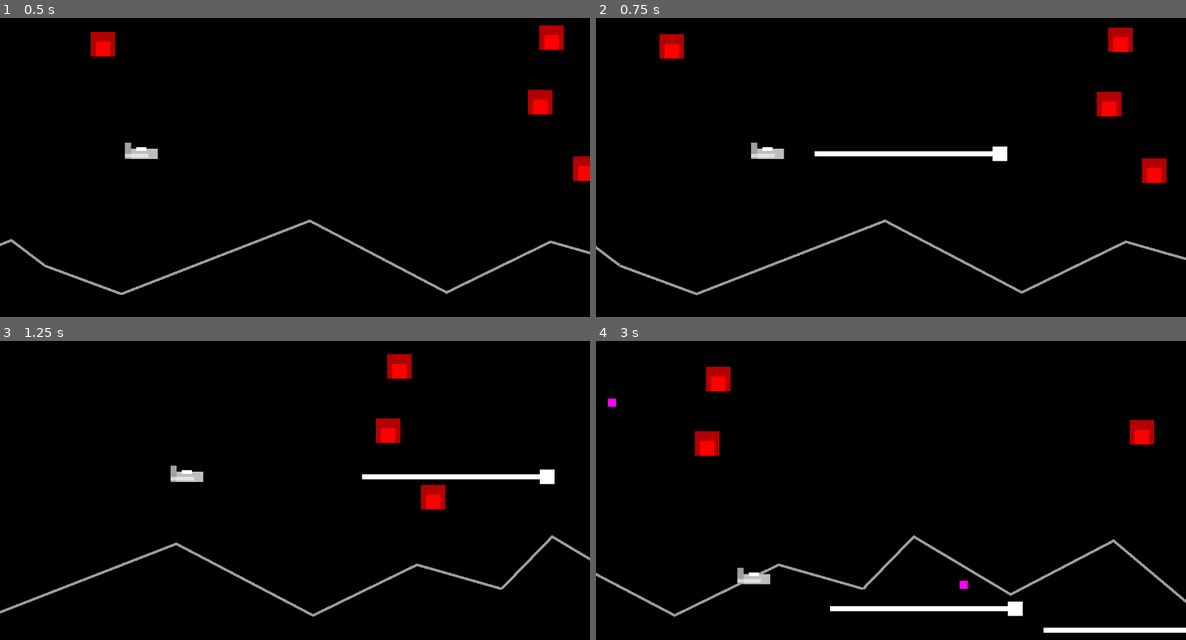
Above: before the commit, frames 1-4 (two rows, left to right).
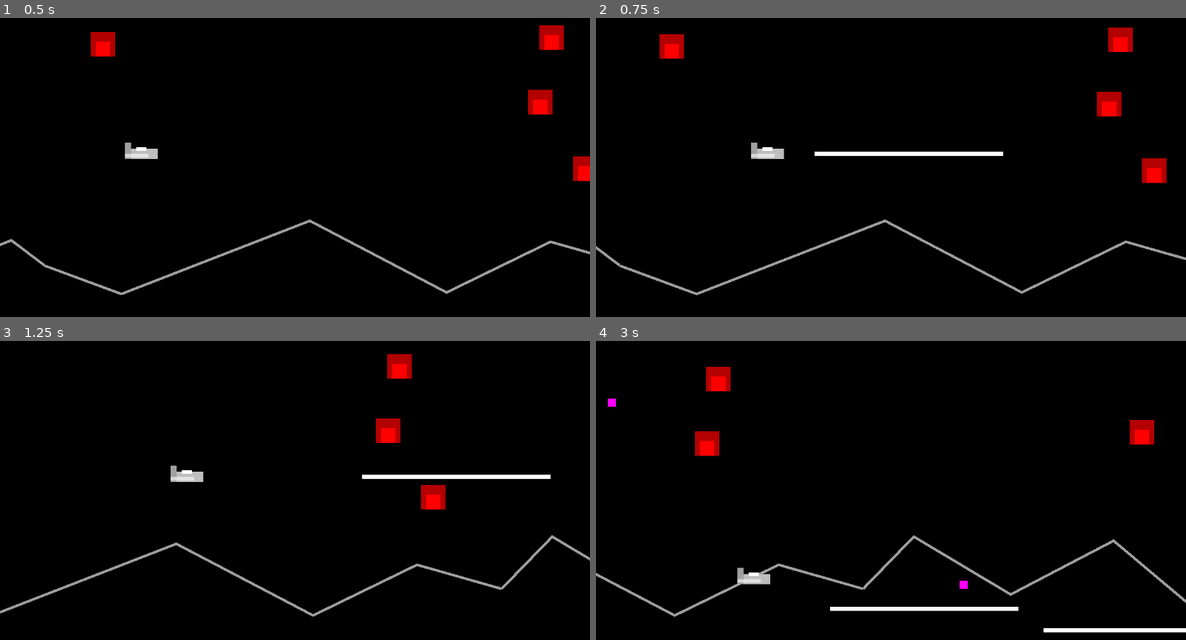
Above: after the commit, the same moments.

Repository: Toxe/godot-defender-clone
Game: Godot game, scene res://scenes/levels/main.tscn
The game is run twice, just before and just after one commit, with the same random seed, the same clock (stepped at 60 frames per second) and the same inputs.
Inputs:
- Up to frame 1 (0.5 s): no input
- Up to frame 2 (0.75 s): hold Right (move_right) from 0.53 s (still down); tap Space (fire) at 0.6 s
- Up to frame 3 (1.25 s): keep holding Right (move_right)
- Up to frame 4 (3 s): release Right (move_right) at 1.28 s; hold Down (move_down) 1.28-2.03 s; tap Space (fire) at 1.35, 2.1, 2.85 s; hold Right (move_right) 2.03-2.78 s; hold Up (move_up) from 2.78 s (still down)

Frame 1 is identical in both runs. In frame 2, 0.3% of the frame differs, in the area x 37-70%, y 42-48%; in frame 3, 0.3%; in frame 4, 0.4%, in the area x 39-100%, y 87-98%.

Commit message:
Make Laser thinner and remove facing indicator

Diff:
--- a/G01_Defender/scenes/player/laser.tscn
+++ b/G01_Defender/scenes/player/laser.tscn
@@ -3,7 +3,7 @@
 [ext_resource type="Script" path="res://scenes/player/laser.gd" id="1_xjoqe"]
 
 [sub_resource type="RectangleShape2D" id="RectangleShape2D_mb36n"]
-size = Vector2(368, 10)
+size = Vector2(368, 8)
 
 [node name="Laser" type="Area2D"]
 collision_layer = 4
@@ -15,26 +15,16 @@
 shape = SubResource("RectangleShape2D_mb36n")
 
 [node name="VisibleOnScreenNotifier2D" type="VisibleOnScreenNotifier2D" parent="."]
-position = Vector2(188, 0)
-scale = Vector2(19, 0.7)
+position = Vector2(184, -5.96046e-08)
+scale = Vector2(18.6, 0.5)
 
 [node name="ColorRect" type="ColorRect" parent="."]
 anchors_preset = 4
 anchor_top = 0.5
 anchor_bottom = 0.5
-offset_top = -5.0
+offset_top = -4.0
 offset_right = 368.0
-offset_bottom = 5.0
-grow_vertical = 2
-
-[node name="ColorRect2" type="ColorRect" parent="."]
-anchors_preset = 4
-anchor_top = 0.5
-anchor_bottom = 0.5
-offset_left = 347.0
-offset_top = -14.0
-offset_right = 376.0
-offset_bottom = 14.0
+offset_bottom = 4.0
 grow_vertical = 2
 
 [connection signal="area_entered" from="." to="." method="_on_area_entered"]
